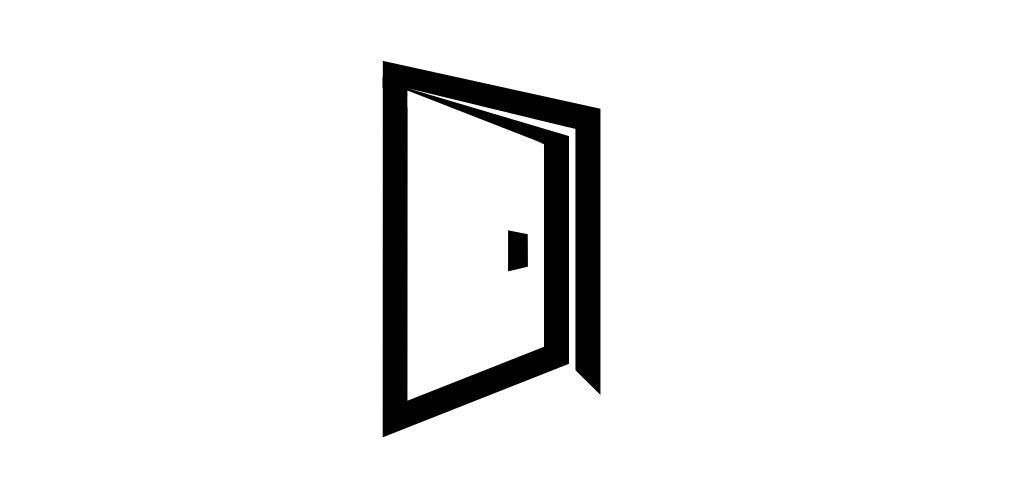
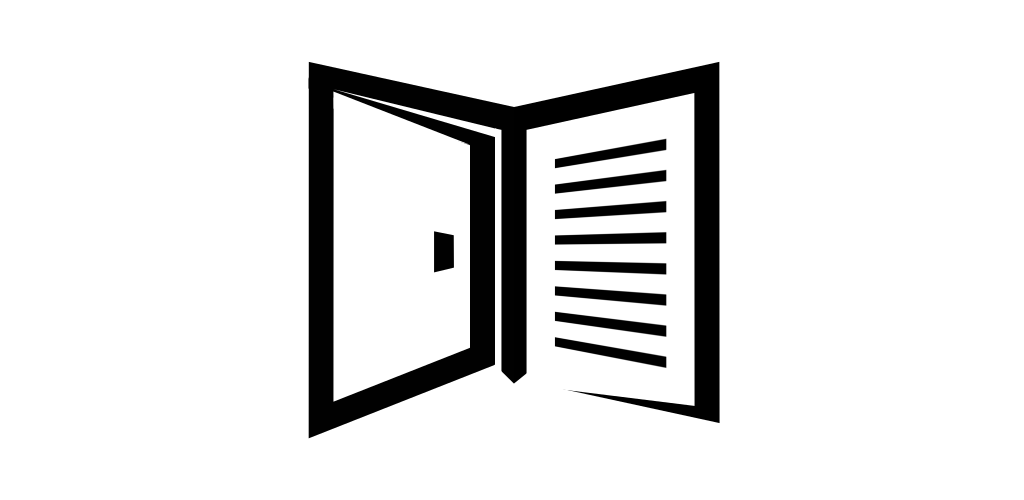
Layers edited between the first and the second 1024 x 500 image:
added group "Book Group copy" with 8 layers above "Door Group copy" over (x1=496, y1=61, x2=720, y2=424)
added layer "Background copy" in group "Book Group copy" over (x1=554, y1=138, x2=667, y2=369)
added layer "Book Logo" in group "Book Group copy" over (x1=514, y1=61, x2=720, y2=424)
added group "Door Group copy" with 2 layers above "Main Logo copy" over (x1=308, y1=61, x2=527, y2=439)
added layer "Door Logo" in group "Door Group copy" over (x1=308, y1=61, x2=514, y2=439)
hid "Main Logo copy" over (x1=382, y1=60, x2=601, y2=438)
